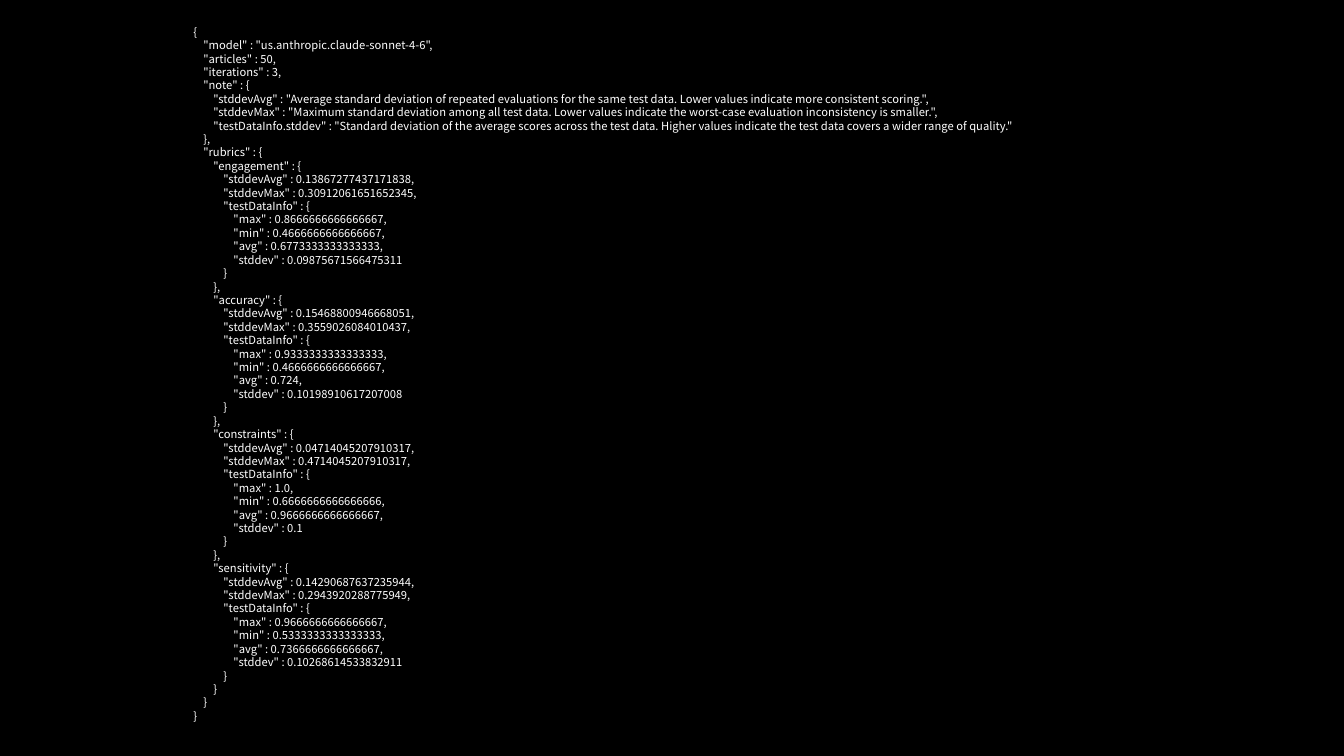
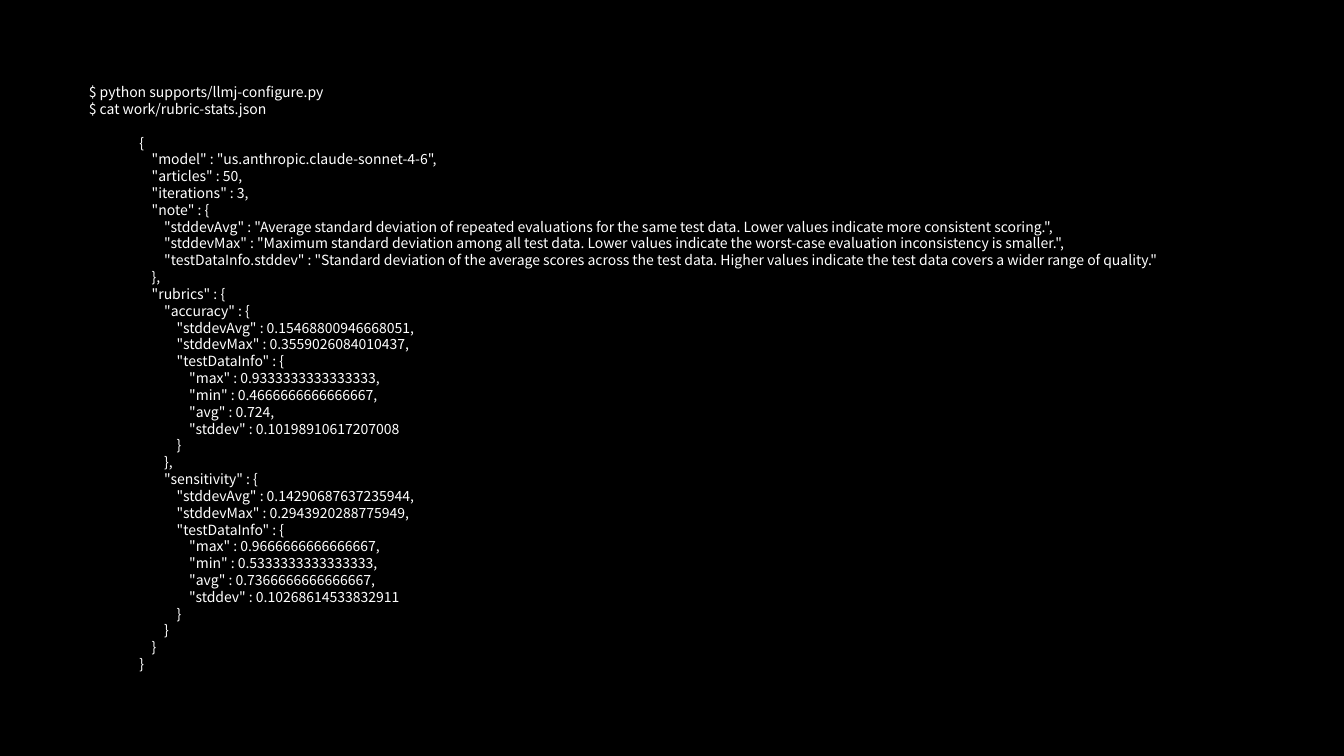
Before and after one commit to nakayama-kazuki/202x, a slide deck: slide 19 of tools/llm-as-a-judge/readme.pptx (slide 13 before the commit). Drawn at 1344x756 pixels with LibreOffice and Linux fonts; fonts in the diff are those of the drawing. Boxes give left, top, right and bottom in pixels: in the first picture for what was removed or moved away, otherwise in the second. Text is boxed around its words. In the diff, an @@ line names an element or a change of style, - is before the commit and + after.

```diff
--- a/tools/llm-as-a-judge/readme.pptx
+++ b/tools/llm-as-a-judge/readme.pptx
@@ text "$ python supports/llmj-configure.py": place and size @@
-text "$ python supports/llmj-configure.py" at [203,40,1012,666]
+text "$ python supports/llmj-configure.py" at [100,85,1157,602]
@@ text "$ python supports/llmj-configure.py" at [100,85,1157,602]: vertical alignment top to middle @@
@@ text at [100,85,323,118]: paragraphs added @@
+$ python supports/llmj-configure.py
+$ cat work/rubric-stats.json
@@ text at [152,153,1157,602]: size 8 to 10 pt; list level 1 to 2 in "{"; list level 1 to 2 in ""model" : "us.anthropic.claude-sonnet-4-6","; list level 1 to 2 in ""articles" : 50,"; list level 1 to 2 in ""iterations" : 3,"; list level 1 to 2 in ""note" : {"; list level 1 to 2 in ""stddevAvg" : "Average standard deviation ..."; list level 1 to 2 in ""stddevMax" : "Maximum standard deviation ..."; list level 1 to 2 in ""testDataInfo.stddev" : "Standard deviation of ..."; list level 1 to 2 in "},"; list level 1 to 2 in ""rubrics" : {"; list level 1 to 2 in ""accuracy" : {"; list level 1 to 2 in ""stddevAvg" : 0.15468800946668051,"; list level 1 to 2 in ""stddevMax" : 0.3559026084010437,"; list level 1 to 2 in ""testDataInfo" : {"; list level 1 to 2 in ""max" : 0.9333333333333333,"; list level 1 to 2 in ""min" : 0.4666666666666667,"; list level 1 to 2 in ""avg" : 0.724,"; list level 1 to 2 in ""stddev" : 0.10198910617207008"; list level 1 to 2 in "}"; list level 1 to 2 in ""sensitivity" : {"; list level 1 to 2 in ""stddevAvg" : 0.14290687637235944,"; list level 1 to 2 in ""stddevMax" : 0.2943920288775949,"; list level 1 to 2 in ""max" : 0.9666666666666667,"; list level 1 to 2 in ""min" : 0.5333333333333333,"; list level 1 to 2 in ""avg" : 0.7366666666666667,"; list level 1 to 2 in ""stddev" : 0.10268614533832911" @@
@@ text at [213,161,416,264]: paragraphs removed @@
-"engagement" : {
-"stddevAvg" : 0.13867277437171838,
-"stddevMax" : 0.30912061651652345,
-"testDataInfo" : {
-"max" : 0.8666666666666667,
-"min" : 0.4666666666666667,
-"avg" : 0.6773333333333333,
-"stddev" : 0.09875671566475311
-}
-},
@@ text at [213,429,414,532]: paragraphs removed @@
-}
-},
-"constraints" : {
-"stddevAvg" : 0.04714045207910317,
-"stddevMax" : 0.4714045207910317,
-"testDataInfo" : {
-"max" : 1.0,
-"min" : 0.6666666666666666,
-"avg" : 0.9666666666666667,
-"stddev" : 0.1
```
Also in this commit, not shown: 14 other slides changed, 12 slides added, 5 slides removed.
